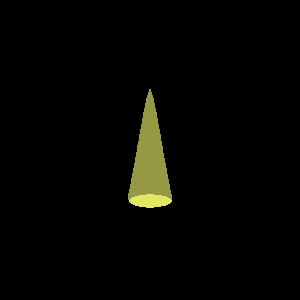
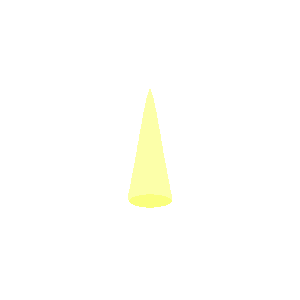
Before/after of a 300x300 layered artwork. What changed in the layer stack:
hid "Layer 1" over left=0, top=0, right=300, bottom=300
